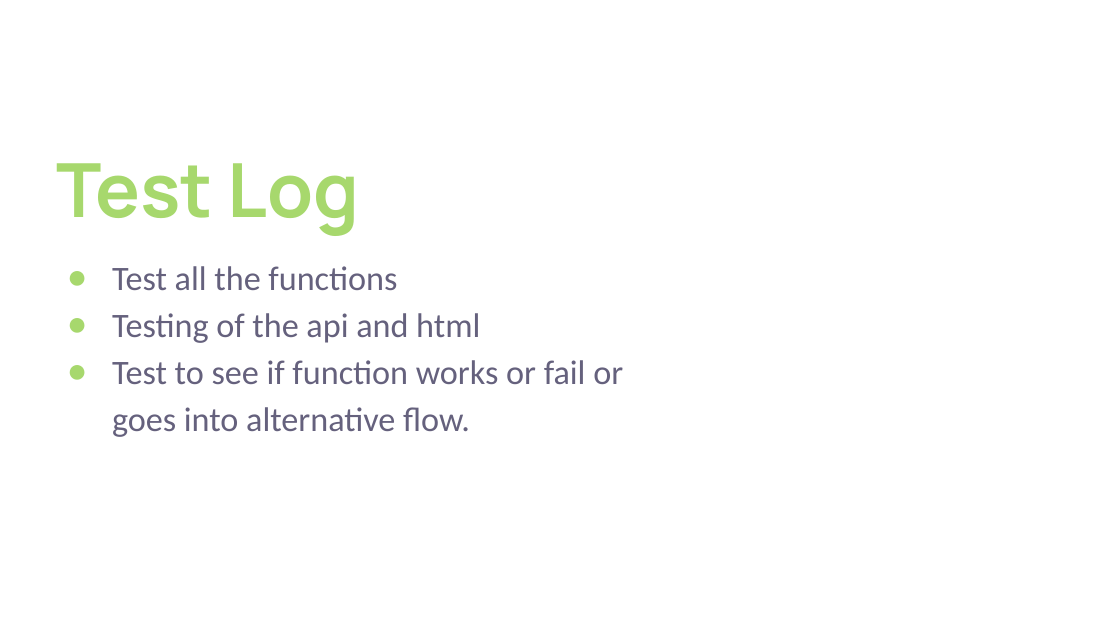
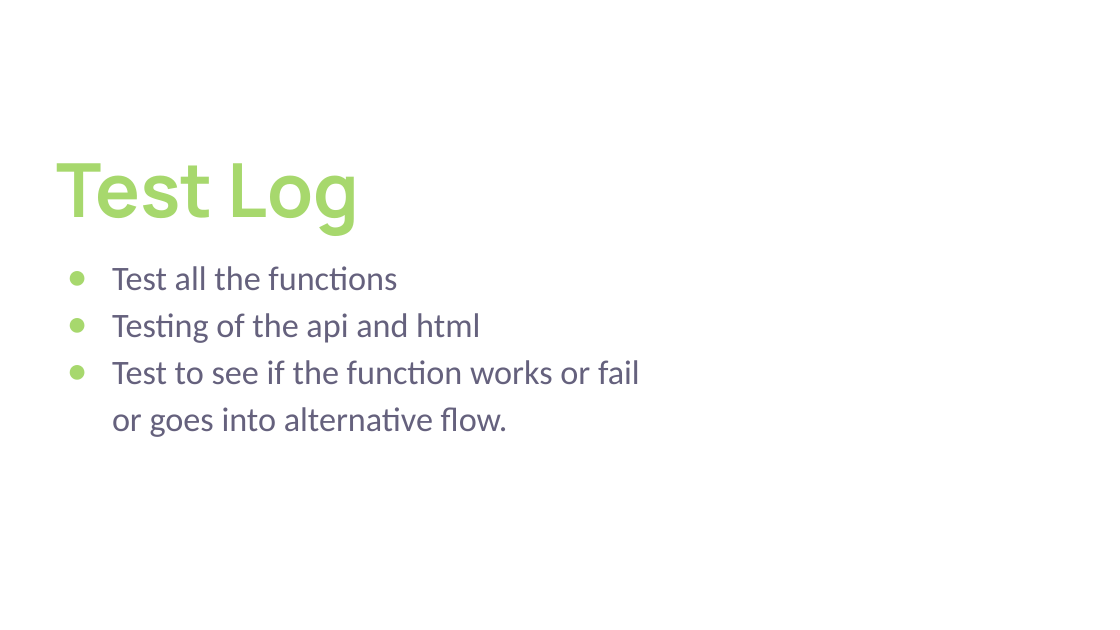
Before and after one commit to XandeK/swen3powerpoint, a slide deck: slide 9 of SWEN presentation 3.pptx. Drawn at 1120x630 pixels with LibreOffice and Linux fonts; fonts in the diff are those of the drawing; background and template pictures are left out. Boxes give left, top, right and bottom in pixels: in the first picture for what was removed or moved away, otherwise in the second. Text is boxed around its words. In the diff, an @@ line names an element or a change of style, - is before the commit and + after.

Commit message:
jeryl slides added

```diff
--- a/SWEN presentation 3.pptx
+++ b/SWEN presentation 3.pptx
@@ text at bbox=[112, 360, 640, 437]: text changed @@
-● Test to see if function works or fail or goes into alternative flow.
+● Test to see if the function works or fail or goes into alternative flow.
```
